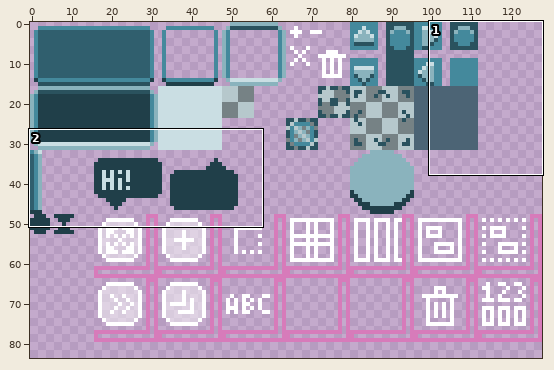
File history of a sprite sheet, Quadtastic/res/style.png. Above: a wide view before the commit, with the close-up outlined.
Close-up. First the earlier version:
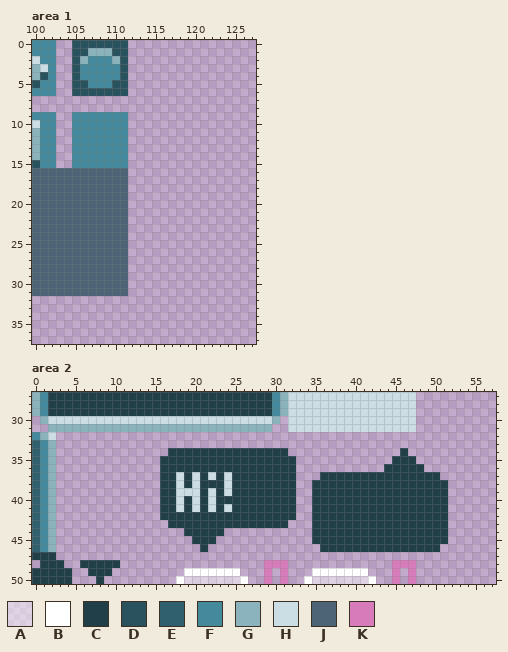
The file is 128x128 pixels. Shown: area 1: x 100..127, y 0..37; area 2: x 0..57, y 27..50. The wide view leaves out empty margins.
Palette (. is transparent): A #fafafa80  B #ffffff  C #203f49  D #2a525e  E #305f6e  F #44899c  G #8ab3bd  H #cadee3  J #4c6475  K #d77bba
Pixels before, area 1, first column x 100:
 0 FFF..DDDDDDD
 1 FFF..DDGGGDD
 2 HFF..DGFFFGD
 3 GHF..DFFFFFD
 4 GDF..DFFFFFD
 5 DFF..DDFFFDD
 6 FFF..DDDDDDD
 7 ............
 8 ............
 9 FFF..FFFFFFF
10 HFF..FFFFFFF
11 GFF..FFFFFFF
12 GFF..FFFFFFF
13 GFF..FFFFFFF
14 GFF..FFFFFFF
15 DFF..FFFFFFF
16 JJJJJJJJJJJJ
17 JJJJJJJJJJJJ
18 JJJJJJJJJJJJ
19 JJJJJJJJJJJJ
20 JJJJJJJJJJJJ
21 JJJJJJJJJJJJ
22 JJJJJJJJJJJJ
23 JJJJJJJJJJJJ
24 JJJJJJJJJJJJ
25 JJJJJJJJJJJJ
26 JJJJJJJJJJJJ
27 JJJJJJJJJJJJ
28 JJJJJJJJJJJJ
29 JJJJJJJJJJJJ
30 JJJJJJJJJJJJ
31 JJJJJJJJJJJJ
Pixels before, area 2, first column x 0:
27 GFCCCCCCCCCCCCCCCCCCCCCCCCCCCCFGHHHHHHHHHHHHHHHH....
28 GFCCCCCCCCCCCCCCCCCCCCCCCCCCCCFGHHHHHHHHHHHHHHHH....
29 GFCCCCCCCCCCCCCCCCCCCCCCCCCCCCFGHHHHHHHHHHHHHHHH....
30 .GHHHHHHHHHHHHHHHHHHHHHHHHHHHHG.HHHHHHHHHHHHHHHH....
31 ..GGGGGGGGGGGGGGGGGGGGGGGGGGGG..HHHHHHHHHHHHHHHH....
32 FGH.................................................
33 EFG.................................................
34 EFG..............CCCCCCCCCCCCCCC..............C.....
35 EFG.............CCCCCCCCCCCCCCCCC............CCC....
36 EFG.............CCCCCCCCCCCCCCCCC...........CCCCC...
37 EFG.............CCHCHCHCHCCCCCCCC...CCCCCCCCCCCCCCC.
38 EFG.............CCHCHCCCHCCCCCCCC..CCCCCCCCCCCCCCCCC
39 EFG.............CCHHHCHCHCCCCCCCC..CCCCCCCCCCCCCCCCC
40 EFG.............CCHCHCHCCCCCCCCCC..CCCCCCCCCCCCCCCCC
41 EFG.............CCHCHCHCHCCCCCCCC..CCCCCCCCCCCCCCCCC
42 EFG.............CCCCCCCCCCCCCCCCC..CCCCCCCCCCCCCCCCC
43 EFG..............CCCCCCCCCCCCCCC...CCCCCCCCCCCCCCCCC
44 EFG................CCCCC...........CCCCCCCCCCCCCCCCC
45 EFG.................CCC............CCCCCCCCCCCCCCCCC
46 EFG..................C..............CCCCCCCCCCCCCCC.
47 CCC.................................................
48 .CCC..CCCCC..................KKK.............KKK....
49 CCCCC..CCC.........BBBBBBB...K.K...BBBBBBB...K.K....
50 CCCCC...C.........BAAAAAAAB..K.K..BAAAAAAAB..K.K....
And afterwards:
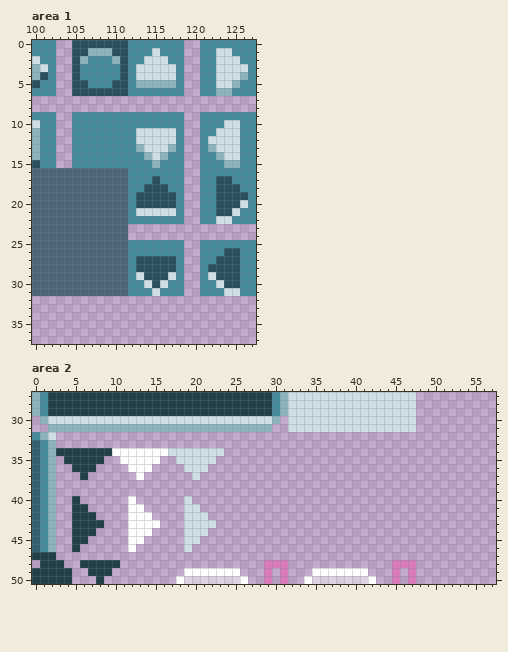
From old to new:
Changed rows in their new state; - is an unchanged pixel.
Area 1:
first column x 112:
 0 FFFFFFF--FFFFFFF
 1 FFFHFFF--FFHHFFF
 2 FFHHHFF--FFHHHFF
 3 FHHHHHF--FFHHHHF
 4 FHHHHHF--FFHHHGF
 5 FGGGGGF--FFHHGFF
 6 FFFFFFF--FFGGFFF
 9 FFFFFFF--FFFFFFF
10 FFFFFFF--FFFHHFF
11 FHHHHHF--FFHHHFF
12 FHHHHHF--FHHHHFF
13 FGHHHGF--FGHHHFF
14 FFGHGFF--FFGHHFF
15 FFFGFFF--FFFGGFF
16 FFFFFFF--FFFFFFF
17 FFFDFFF--FFDDFFF
18 FFDDDFF--FFDDDFF
19 FDDDDDF--FFDDDDF
20 FDDDDDF--FFDDDHF
21 FHHHHHF--FFDDHFF
22 FFFFFFF--FFHHFFF
25 FFFFFFF--FFFFFFF
26 FFFFFFF--FFFDDFF
27 FDDDDDF--FFDDDFF
28 FDDDDDF--FDDDDFF
29 FHDDDHF--FHDDDFF
30 FFHDHFF--FFHDDFF
31 FFFHFFF--FFFHHFF
Area 2:
first column x 3:
34 CCCCCCCBBBBBBBHHHHHHH........--------------.-----
35 -CCCCC--BBBBB..HHHHH..........------------...----
36 --CCC----BBB-...HHH...........-----------.....---
37 ---C------B--....-............---...............-
38 -------------.................--.................
39 -------------.................--.................
40 --C------B---...H.............--.................
41 --CC-----BB--...H-............--.................
42 --CCC----BBB-...HHH...........--.................
43 --CCCC---BBBB-..HHHH.........---.................
44 --CCC----BBB----HHH..-----------.................
45 --CC-----BB-----HH..------------.................
46 --C------B------H-.--------------...............-
Changed places in both close-ups, as pixel boxes (x1, y1, x2, y2):
added: (128, 40, 256, 296)
changed: (56, 448, 448, 552)
